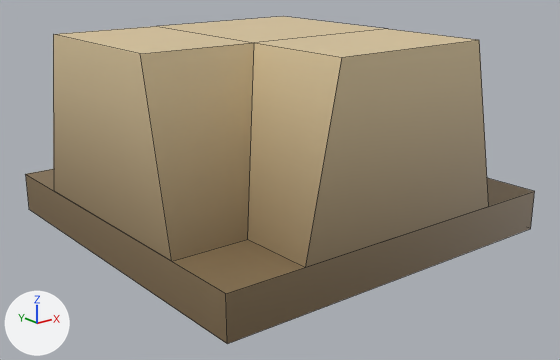
An edit to the FBX model AJE/Assets/Models/Enviroment/SM_WallCorner_Clay.fbx, drawn before and after from the same camera.
Before and after are seen from a camera (50 mm lens) standing at (-1.52, -4.23, 1.51) and looking at (0.98, -1.1, 0.25). Every picture has the same lights, and +X, +Y and +Z are marked at lower left. Mesh edges are drawn as thin lines. Where no turn or scale is listed for an object, it has been applied to the vertices.

In view in the first picture: 'WallCorner_Clay'.
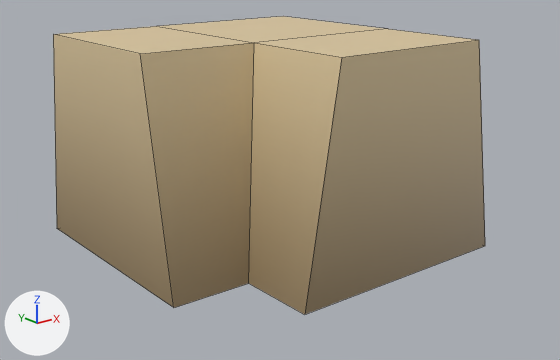
Boxes [x1, y1, x2, y2] around the edits, measured in the pictures (560 x 360 px; the box of a moved part takes in the faces that stretch with it):
'WallCorner_Clay', reshaped (15% narrower, 9% shorter)
    before: [25, 16, 535, 344]
    after: [53, 16, 485, 314]
part 1 of me_mesh, deleted (brown)
    before: [25, 169, 535, 344]
part 2 of me_mesh, moved or reshaped
    before: [53, 43, 489, 267]
    after: [54, 43, 485, 314]

Patch to the scene script:
```diff
--- a/AJE/Assets/Models/Enviroment/SM_WallCorner_Clay.fbx.py
+++ b/AJE/Assets/Models/Enviroment/SM_WallCorner_Clay.fbx.py
@@ me_mesh @@
 # used by ob_wallcorner_clay; location = (0.0, 0.0, 0.0)
 # verts and faces of me_mesh; kept vertices keep their numbers, new ones are numbered from 24
 # before: 0 (0.0, -1.61, 0.21) at pixel (171, 261), 1 (1.61, -1.61, 0.21), 6 (0.0, -0.39, 0.21) at pixel (53, 190), 7 (1.61, -0.39, 0.21), 8 (0.39, -1.61, 0.21) at pixel (247, 239)
 # before: 9 (0.39, -0.39, 0.21), 13 (0.39, -2.0, 0.21) at pixel (305, 267), 14 (1.61, -2.0, 0.21) at pixel (488, 206)
-me_mesh.from_pydata(...)  # 24 vertices, 20 faces; spans x 0.0..2.0, y -2.0..0.0, z 0.0..1.06
+me_mesh.from_pydata(...)  # 16 vertices, 14 faces; spans x 0.0..1.61, y -2.0..-0.39, z 0.0..1.06
+# me_mesh part 1: the loose piece of 8 vertices spanning x 0.0..2.0, y -2.0..0.0, z 0.0..0.21 is deleted
+# me_mesh part 2
+for i in [0, 1, *range(6, 10), 13, 14]: verts[i] += (0.0, 0.0, -0.21)
 me_mesh.materials.append(mat_m_village)
```
